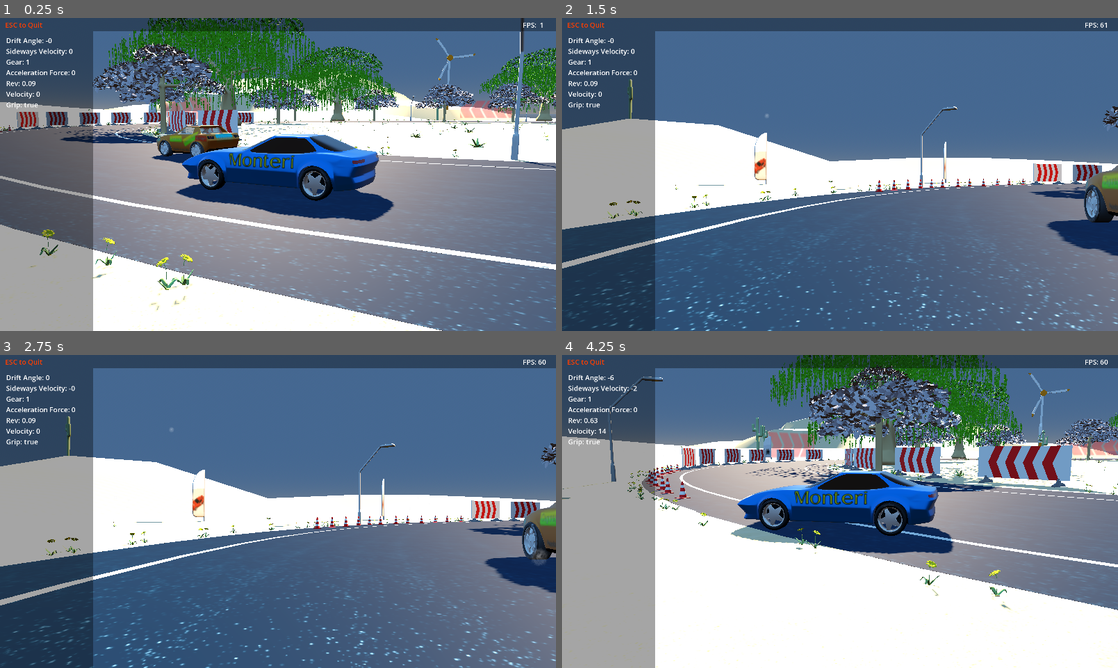
Above: before the commit, frames 1-4 (two rows, left to right).
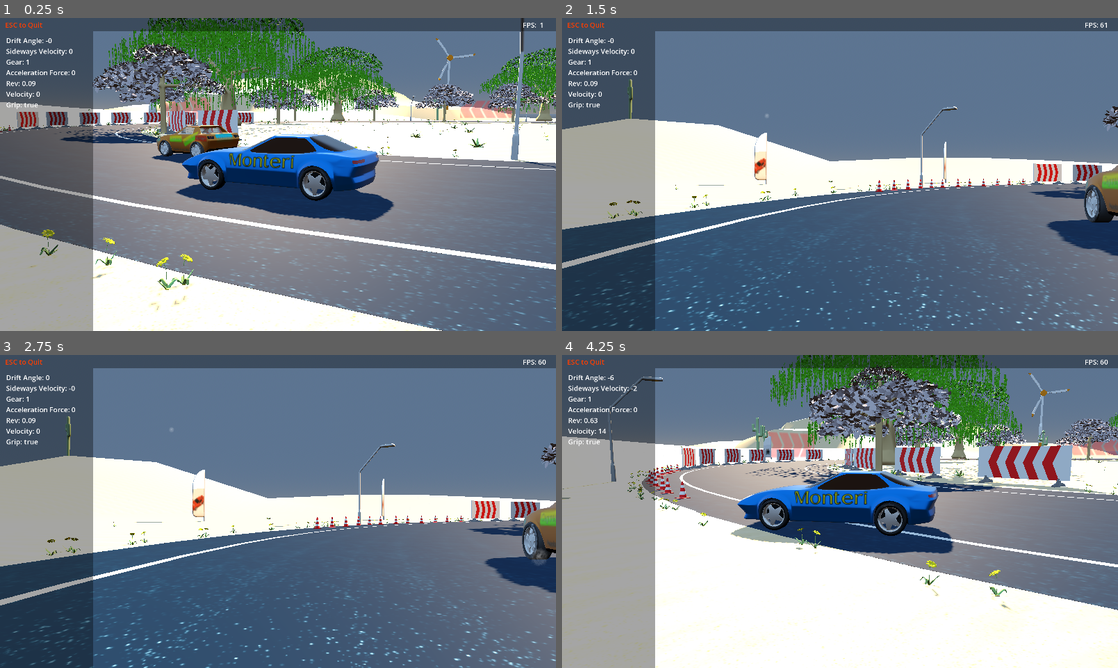
Above: after the commit, the same moments.

Repository: tomaga-dev/CustomVehicleSuspension
Game: Godot game, scene res://Contents/start.tscn
Same seed, same stepped clock (60 frames per second), same inputs: the game is played once before the commit and once after it.
Inputs:
- Up to frame 1 (0.25 s): no input
- Up to frame 2 (1.5 s): hold Right (right) 0.53-1.28 s; tap E (action) at 0.6 s; hold Down (brake) from 1.28 s (still down); tap C (camera) at 1.35 s
- Up to frame 3 (2.75 s): tap Enter at 2 s; release Down (brake) at 2.03 s; hold Right (right) from 2.03 s (still down); tap E (action) at 2.1 s
- Up to frame 4 (4.25 s): release Right (right) at 2.78 s; hold Up (accelerate) 2.78-3.53 s; tap C (camera) at 2.85 s; hold Left (left) from 3.53 s (still down); tap E (action) at 3.6 s

The runs differ from the first frame. In frame 1, 5.2% of the frame differs, in the area x 7-100%, y 6-94%; in frame 2, 0.6%; in frame 3, 0.6%; in frame 4, 8.3%, in the area x 13-100%, y 4-82%.

Commit message:
The lighting has been changed a little bit

Diff:
--- a/suspension-project/Contents/start.tscn
+++ b/suspension-project/Contents/start.tscn
@@ -24,7 +24,7 @@
 [ext_resource type="PackedScene" uid="uid://bh6b6lwe74hl7" path="res://Contents/Props/Banner/banner.tscn" id="20_f1p4p"]
 
 [sub_resource type="ProceduralSkyMaterial" id="ProceduralSkyMaterial_0bico"]
-sky_top_color = Color(0.49019608, 0.7137255, 1, 1)
+sky_top_color = Color(0.641473, 0.7977356, 1, 1)
 sky_horizon_color = Color(1, 1, 1, 1)
 sky_curve = 0.019411238
 sky_energy_multiplier = 0.5
@@ -44,12 +44,12 @@
 glow_strength = 1.79
 volumetric_fog_enabled = true
 volumetric_fog_density = 0.0
-volumetric_fog_sky_affect = 0.0
 
 [sub_resource type="CameraAttributesPractical" id="CameraAttributesPractical_rb16c"]
 
 [sub_resource type="FogMaterial" id="FogMaterial_1d60l"]
 density = 0.04
+albedo = Color(1.866, 1.866, 1.866, 1)
 height_falloff = 0.11585329
 edge_fade = 1.4420004
 
@@ -73,7 +73,6 @@
 transform = Transform3D(0.6768118, 0.2876508, 0.6776303, -0.13912827, -0.85392785, 0.5014485, 0.7228894, -0.43366382, -0.5379281, 5.515886, 6.2189784, -10.77025)
 light_intensity_lux = 55299.47
 light_temperature = 3328.0
-light_energy = 1.3
 shadow_enabled = true
 
 [node name="Camera3D" type="Camera3D" parent="." unique_id=608577462]
